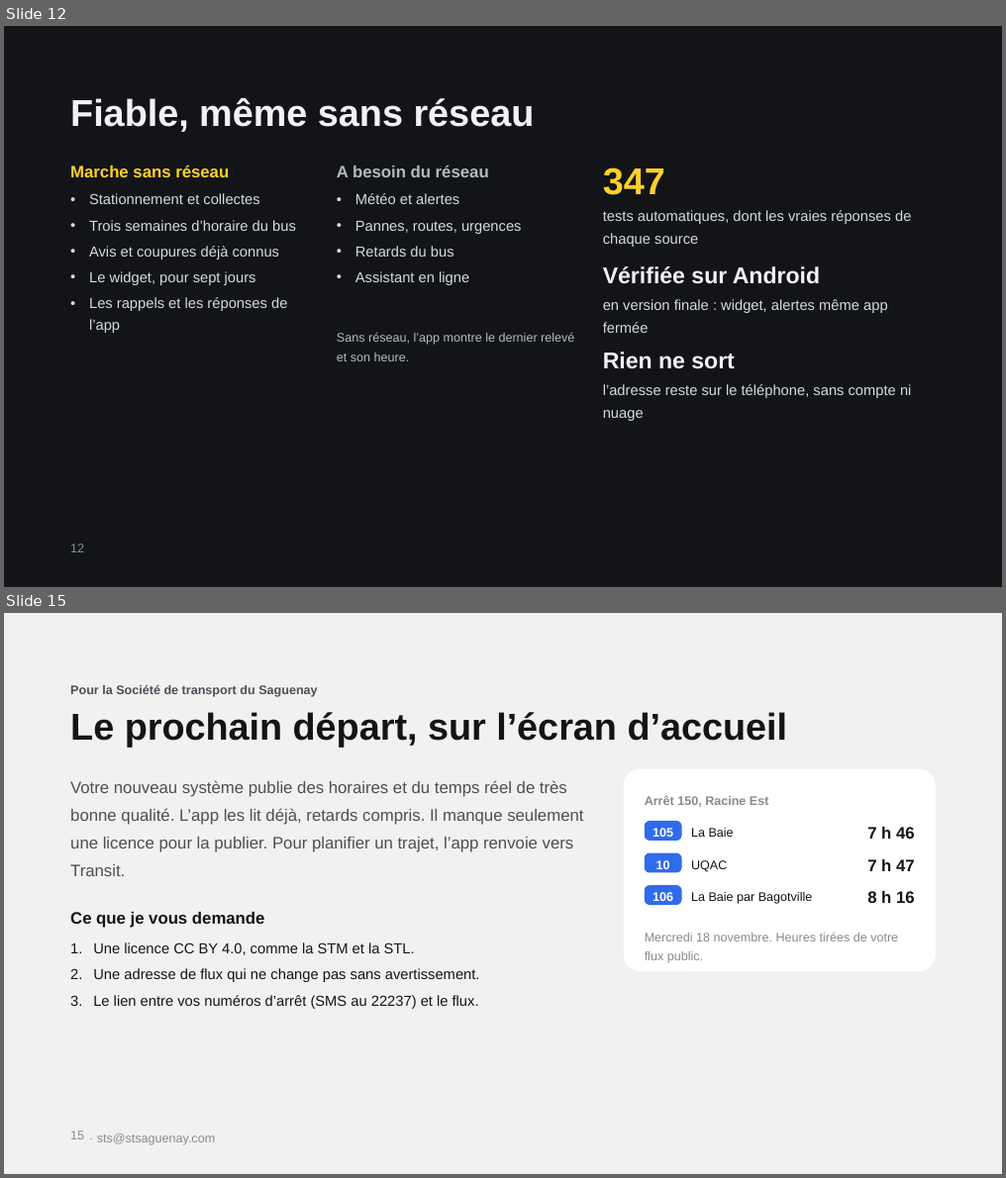
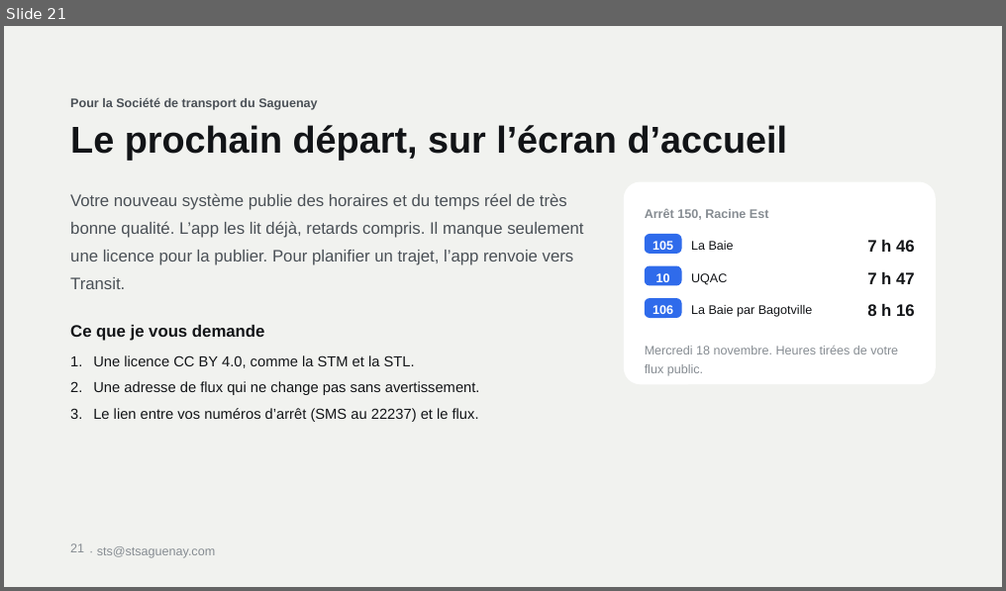
Before and after one commit to gotflo/saguenay_aujourdhui, a slide deck: Saguenay-Aujourdhui.pptx. Shown one above the other, each under a label of ours: slides 12 and 15 before the commit, slide 21 after it; the slides between them are not shown. The pictures are 1006x1178 and 1006x591 pixels, drawn with LibreOffice and Linux fonts; fonts in the diff are those of the drawing. Boxes give left, top, right and bottom in pixels: in the first picture for what was removed or moved away, otherwise in the second. Text is boxed around its words. In the diff, an @@ line names an element or a change of style, - is before the commit and + after.

Commit message:
Une présentation qui se comprend sans présentateur
24 diapos avec de vraies captures de l'app : l'essentiel en 30 secondes,
les maisons éparpillées, ce qui est nouveau, les douze sources, le widget,
les alertes, les travaux et voies fermées, l'achalandage des urgences, le
bus, l'assistant, les proches et ce que l'app évite au quotidien.

```diff
--- a/Saguenay-Aujourdhui.pptx
+++ b/Saguenay-Aujourdhui.pptx
@@ slide 12 removed at (x1=4, y1=26, x2=1002, y2=587), background #121417 @@
@@ title removed at (x1=70, y1=97, x2=535, y2=132) @@
-Fiable, même sans réseau
@@ text removed at (x1=70, y1=165, x2=229, y2=177) @@
-Marche sans réseau
@@ text removed at (x1=337, y1=165, x2=489, y2=177) @@
-A besoin du réseau
@@ text removed at (x1=603, y1=168, x2=665, y2=195) @@
-347
@@ text removed at (x1=89, y1=193, x2=296, y2=333) @@
-• Stationnement et collectes
-• Trois semaines d’horaire du bus
-• Avis et coupures déjà connus
-• Le widget, pour sept jours
-• Les rappels et les réponses de l’app
@@ text removed at (x1=355, y1=193, x2=522, y2=285) @@
-• Météo et alertes
-• Pannes, routes, urgences
-• Retards du bus
-• Assistant en ligne
@@ text removed at (x1=603, y1=210, x2=911, y2=247) @@
-tests automatiques, dont les vraies réponses de chaque source
@@ text removed at (x1=603, y1=267, x2=820, y2=284) @@
-Vérifiée sur Android
@@ text removed at (x1=603, y1=299, x2=888, y2=333) @@
-en version finale : widget, alertes même app fermée
@@ text removed at (x1=337, y1=333, x2=574, y2=362) @@
-Sans réseau, l’app montre le dernier relevé et son heure.
@@ text removed at (x1=603, y1=352, x2=735, y2=370) @@
-Rien ne sort
@@ text removed at (x1=603, y1=384, x2=911, y2=421) @@
-l’adresse reste sur le téléphone, sans compte ni nuage
@@ page number removed at (x1=70, y1=544, x2=84, y2=553) @@
-12
@@ what was slide 15 is now slide 21 @@
@@ page number at (x1=70, y1=544, x2=84, y2=553): text changed @@
-15
+21
```
Also in this commit, not shown: 4 slides changed, 17 slides added, 10 other slides removed.
